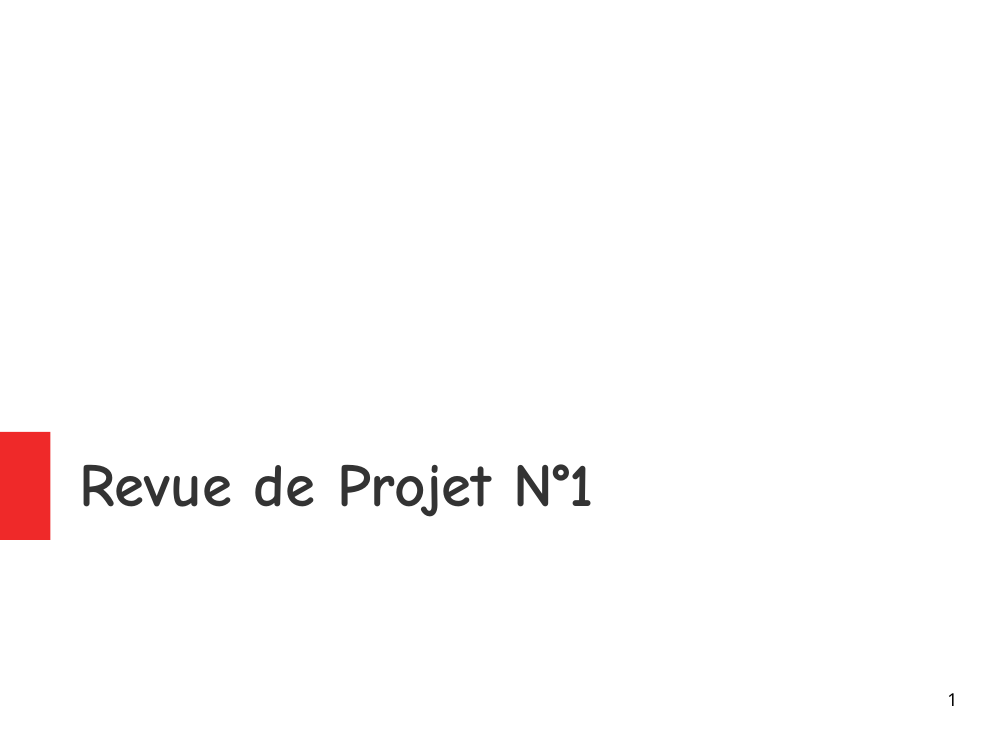
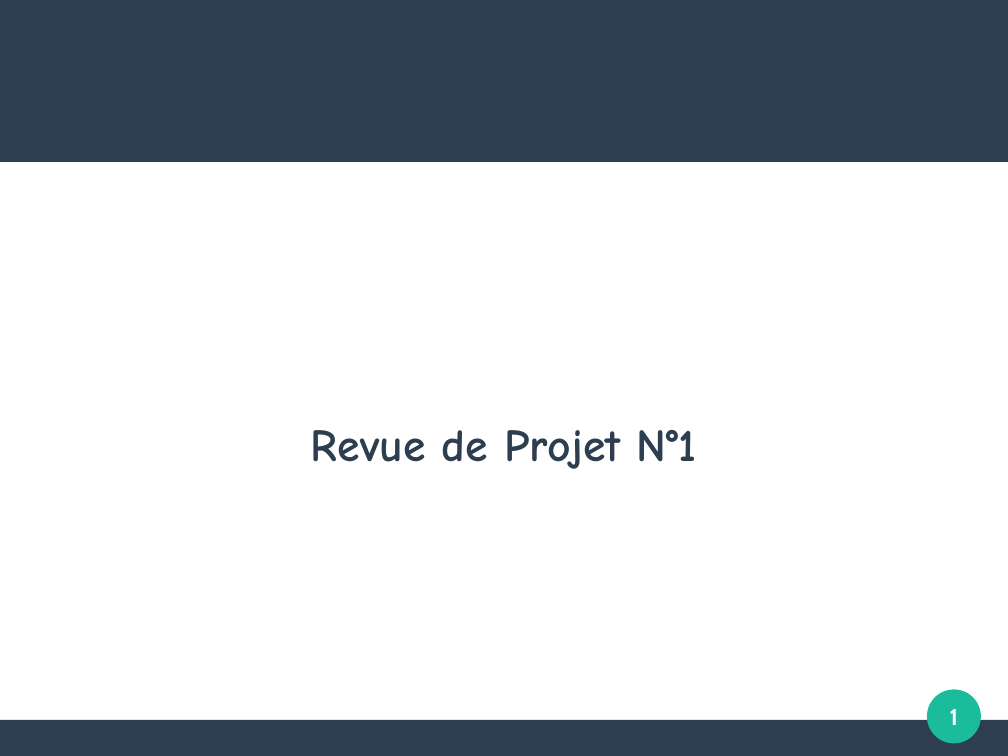
Before and after one commit to PinaudLucas/Projet, a slide deck: slide 1 of Lucas/Revue_1.odp. Drawn at 1008x756 pixels with LibreOffice and Linux fonts; fonts in the diff are those of the drawing. Boxes give left, top, right and bottom in pixels: in the first picture for what was removed or moved away, otherwise in the second. Text is boxed around its words. In the diff, an @@ line names an element or a change of style, - is before the commit and + after.

```diff
--- a/Lucas/Revue_1.odp
+++ b/Lucas/Revue_1.odp
@@ rectangle added at (0,0,1008,162), fill #2C3E50 @@
@@ title "Revue de Projet N°1": place and size @@
-title "Revue de Projet N°1" at (79,464,594,517)
+title "Revue de Projet N°1" at (311,430,697,469)
@@ title "Revue de Projet N°1" at (311,430,697,469): size 48 to 36 pt, text colour #333333 to #2C3E50; alignment left to centre @@
@@ rectangle removed at (0,432,50,540) @@
@@ page number: place and size @@
-page number at (947,693,957,706)
+page number at (950,709,958,725)
@@ page number at (950,709,958,725): size 14 to 18 pt, font Noto Sans to Cabin, text colour #000000 to #FFFFFF, bold on; alignment right to centre; vertical alignment top to middle @@
@@ ellipse added at (928,690,981,744), fill #1ABC9C @@
@@ rectangle added at (0,720,1008,756), fill #2C3E50 @@
```
Also in this commit, not shown: 2 other slides changed, 3 slides added, 1 slide removed, 21 other files.
